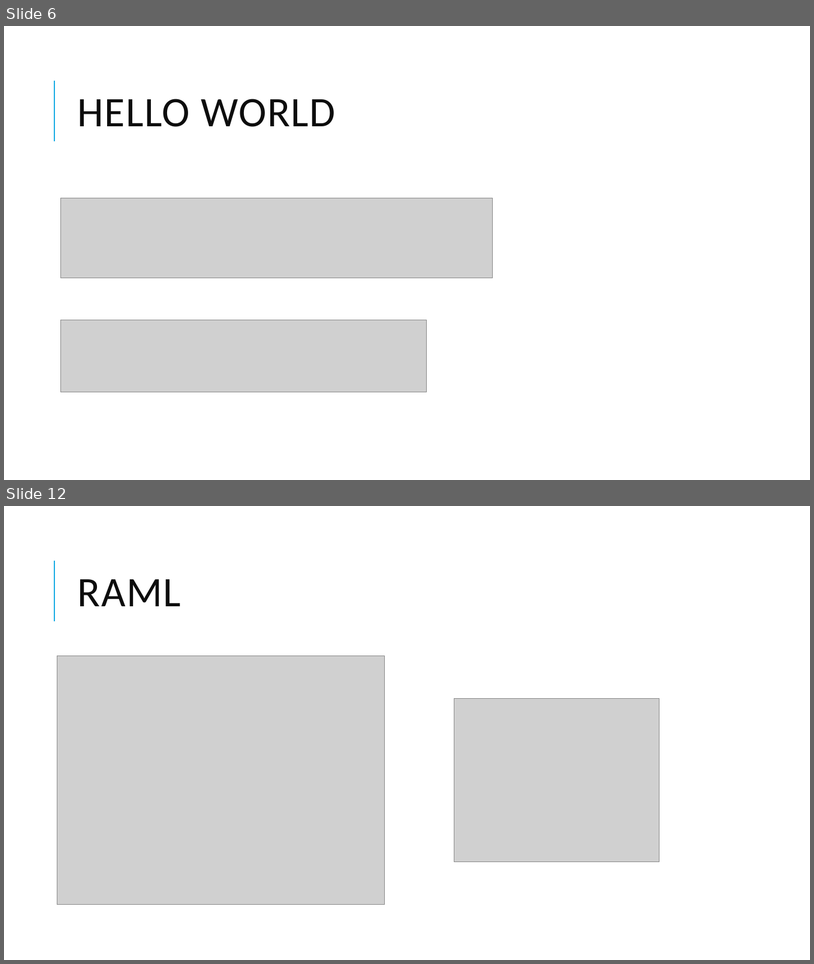
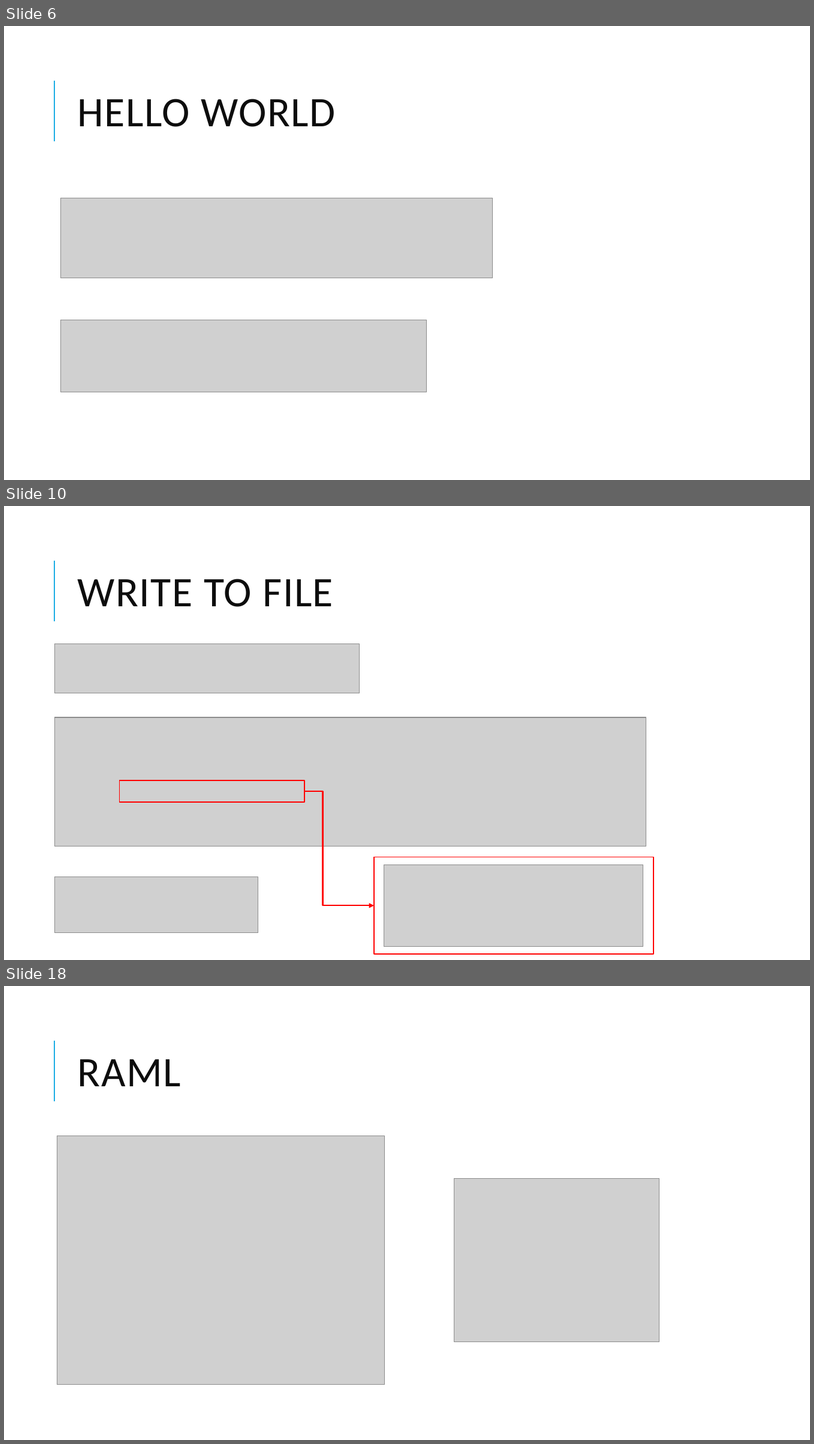
Before and after one commit to thm-design/node-tutorial, a slide deck: Learn Node.pptx. Shown one above the other, each under a label of ours: slides 6 and 12 before the commit, slides 6, 10 and 18 after it; the slides between them are not shown. The pictures are 814x964 and 814x1444 pixels, drawn with LibreOffice and Linux fonts; fonts in the diff are those of the drawing; grey boxes stand for pictures. Boxes give left, top, right and bottom in pixels: in the first picture for what was removed or moved away, otherwise in the second. Text is boxed around its words. In the diff, an @@ line names an element or a change of style, - is before the commit and + after.

```diff
--- a/Learn Node.pptx
+++ b/Learn Node.pptx
@@ slide 10 added at box(4, 506, 810, 960), background #FFFFFF; not listed: 1 template element that a slide beside it also shows @@
@@ title added at box(78, 579, 333, 607), 50 pt, text #0D0D0D @@
+WRITE TO FILE
@@ picture added at box(55, 644, 360, 693) @@
@@ picture added at box(55, 717, 647, 846) @@
@@ rectangle added at box(120, 780, 305, 801), outline #FF0000 1.25 pt @@
@@ elbow arrow added from (305, 791) to (374, 905), #FF0000 1.5 pt @@
@@ rectangle added at box(374, 857, 654, 954), outline #FF0000 1.25 pt @@
@@ picture added at box(384, 865, 644, 946) @@
@@ picture added at box(55, 877, 258, 933) @@
@@ what was slide 12 is now slide 18 @@
```
Also in this commit, not shown: 8 slides changed, 26 other slides added, 2 slides removed, 9 other files.
